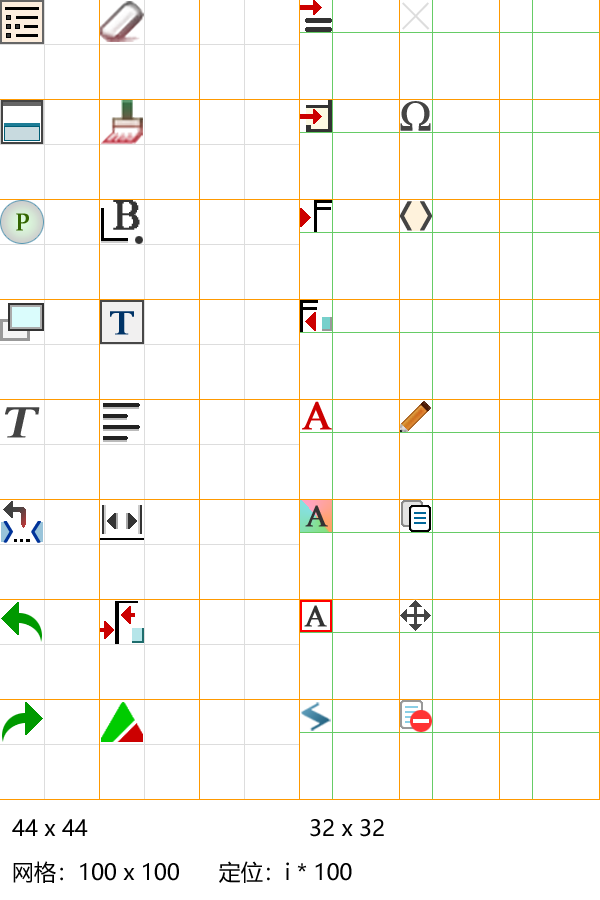
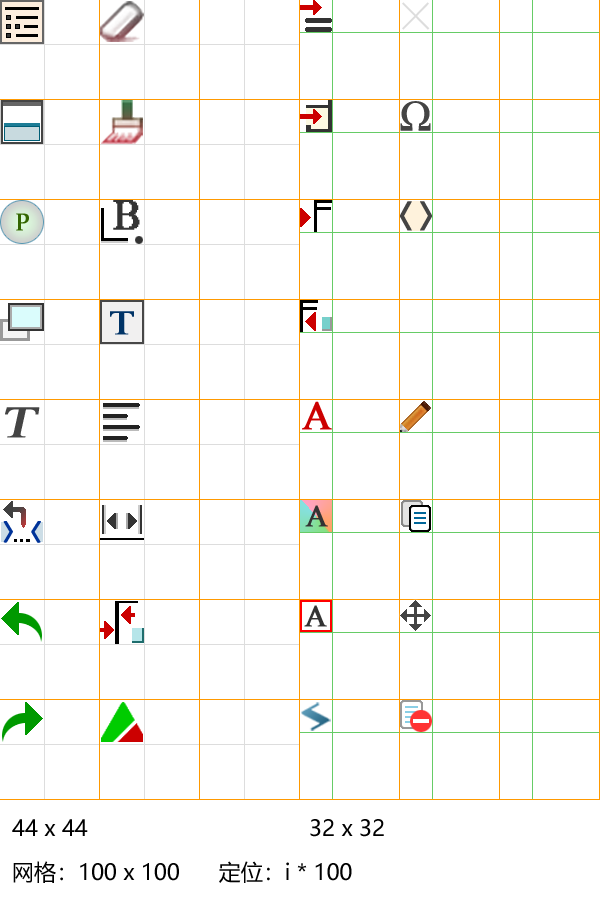
Revision of a layered 600x900 image; what changed, layer by layer:
"颜色填充 101": opacity 100% → 60%, painted on it over <box>34,522,43,542</box>
"颜色填充 100": opacity 100% → 60%, painted on it over <box>1,522,10,542</box>
